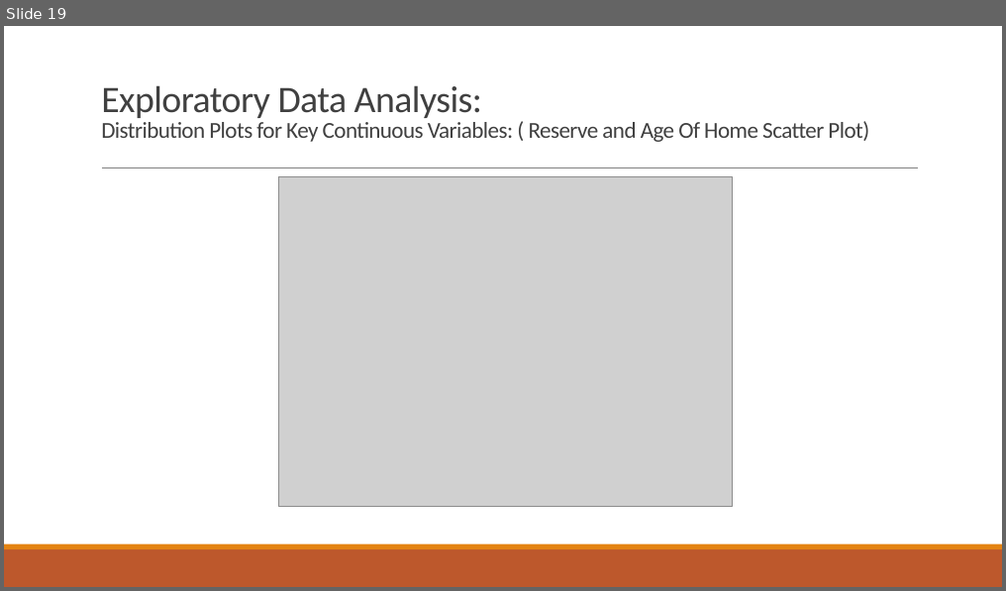
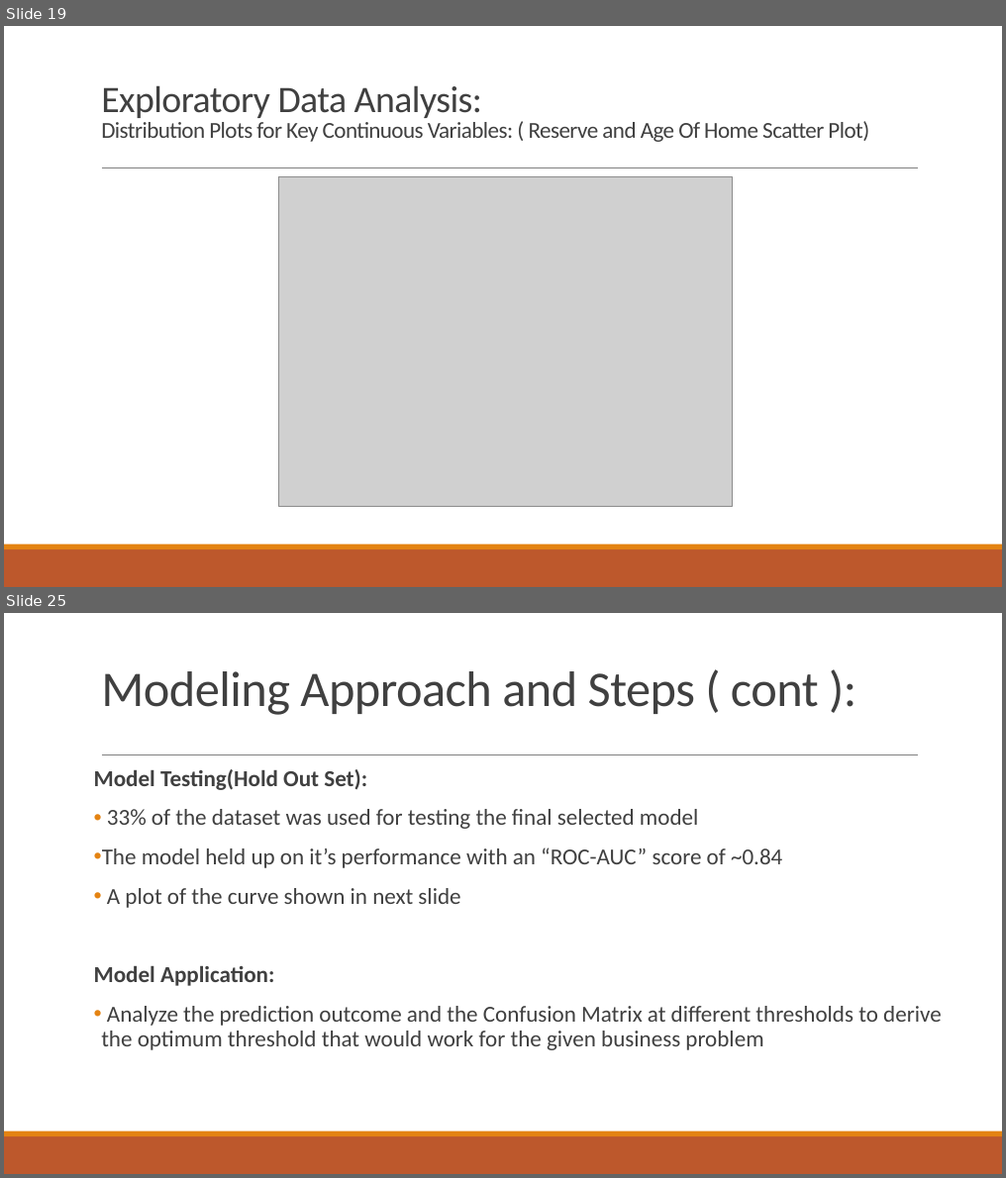
Before and after one commit to hkalavala/DS_SM_15_HK, a slide deck: projects/final-project/GA Project - HK.pptx. Shown one above the other, each under a label of ours: slide 19 before the commit, slides 19 and 25 after it; the slides between them are not shown. The pictures are 1006x591 and 1006x1178 pixels, drawn with LibreOffice and Linux fonts; fonts in the diff are those of the drawing; grey boxes stand for pictures. Boxes give left, top, right and bottom in pixels: in the first picture for what was removed or moved away, otherwise in the second. Text is boxed around its words. In the diff, an @@ line names an element or a change of style, - is before the commit and + after.

```diff
--- a/projects/final-project/GA Project - HK.pptx
+++ b/projects/final-project/GA Project - HK.pptx
@@ slide 25 added at (x1=4, y1=613, x2=1002, y2=1174), background #FFFFFF; not listed: 3 template elements that a slide beside it also shows @@
@@ title added at (x1=101, y1=671, x2=819, y2=715), 48 pt, text #404040 @@
+Modeling Approach and Steps ( cont ):
@@ text added at (x1=94, y1=769, x2=942, y2=1051), 22 pt, text #404040 @@
+Model Testing(Hold Out Set):
+• 33% of the dataset was used for testing the final selected model
+• The model held up on it’s performance with an “ROC-AUC” score of ~0.84
+• A plot of the curve shown in next slide
+Model Application:
+• Analyze the prediction outcome and the Confusion Matrix at different thresholds to derive the optimum threshold that would work for the given business problem
```
Also in this commit, not shown: 1 slide changed, 6 other slides added.
